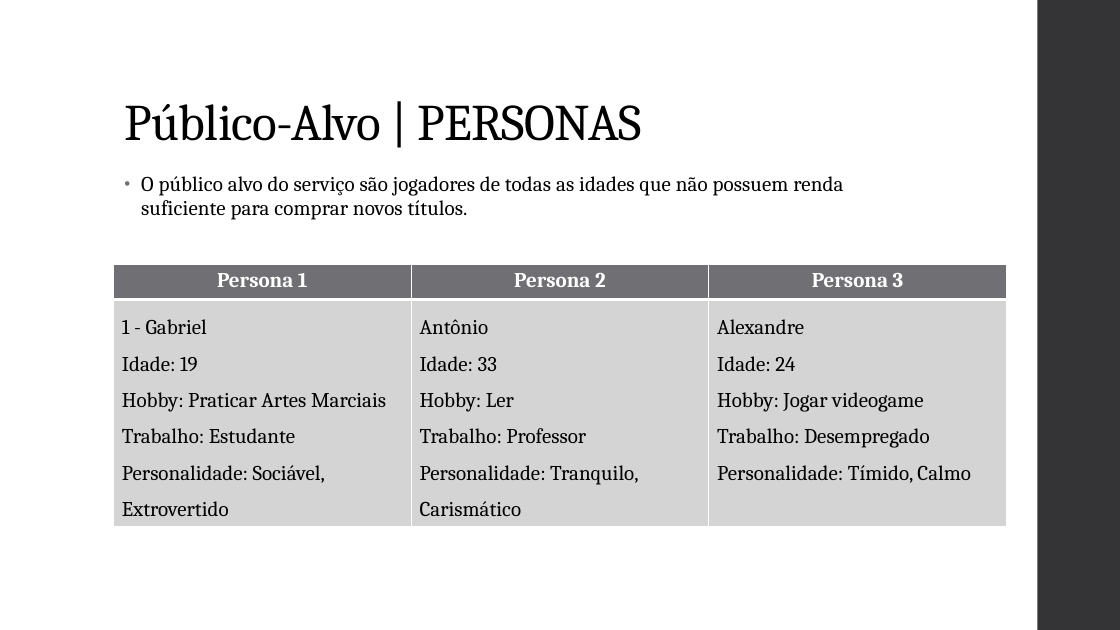
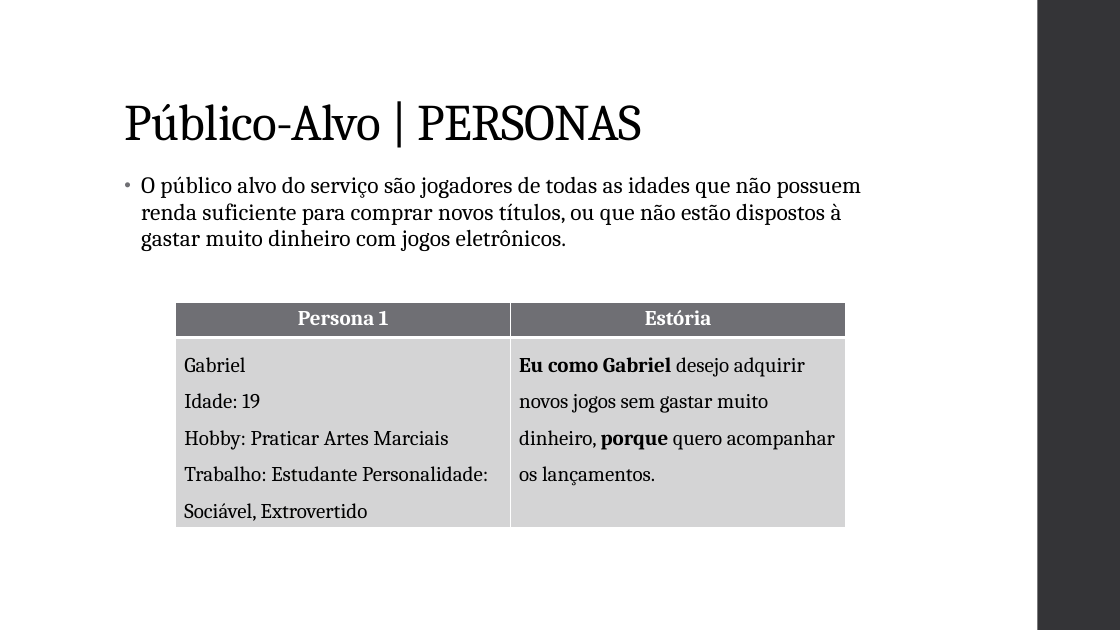
Before and after one commit to ICEI-PUC-Minas-PPLCC-TI/tiaw-ppl-cc-m-20221-t1-g1-alto-custo-de-jogos, a slide deck: slide 4 of docs/apresentacao/T1-G1-Apresentacao - Final.pptx. Drawn at 1120x630 pixels with LibreOffice and Linux fonts; fonts in the diff are those of the drawing. Boxes give left, top, right and bottom in pixels: in the first picture for what was removed or moved away, otherwise in the second. Text is boxed around its words. In the diff, an @@ line names an element or a change of style, - is before the commit and + after.

```diff
--- a/docs/apresentacao/T1-G1-Apresentacao - Final.pptx
+++ b/docs/apresentacao/T1-G1-Apresentacao - Final.pptx
@@ text at (141,176,861,251): text changed; size 18 to 20 pt @@
-• O público alvo do serviço são jogadores de todas as idades que não possuem renda suficiente para comprar novos títulos.
+• O público alvo do serviço são jogadores de todas as idades que não possuem renda suficiente para comprar novos títulos, ou que não estão dispostos à gastar muito dinheiro com jogos eletrônicos.
@@ table at (176,302,846,568) @@
-column 1: Persona 1 | 1 - Gabriel / Idade: 19 / Hobby: Praticar Artes Marciais / Trabalho: Estudante Personalidade: Sociável, Extrovertido
-column 2: Persona 2 | Antônio / Idade: 33 / Hobby: Ler / Trabalho: Professor Personalidade: Tranquilo, Carismático
-column 3: Persona 3 | Alexandre / Idade: 24 / Hobby: Jogar videogame / Trabalho: Desempregado Personalidade: Tímido, Calmo
+column 1: Persona 1 | Gabriel / Idade: 19 / Hobby: Praticar Artes Marciais / Trabalho: Estudante Personalidade: Sociável, Extrovertido
+column 2: Estória | Eu como Gabriel desejo adquirir novos jogos sem gastar muito dinheiro, porque quero acompanhar os lançamentos.
@@ table: place and size @@
-table at (113,265,1006,568)
+table at (176,302,846,568)
```
Also in this commit, not shown: 6 other slides changed, 1 slide added, 2 other files.
